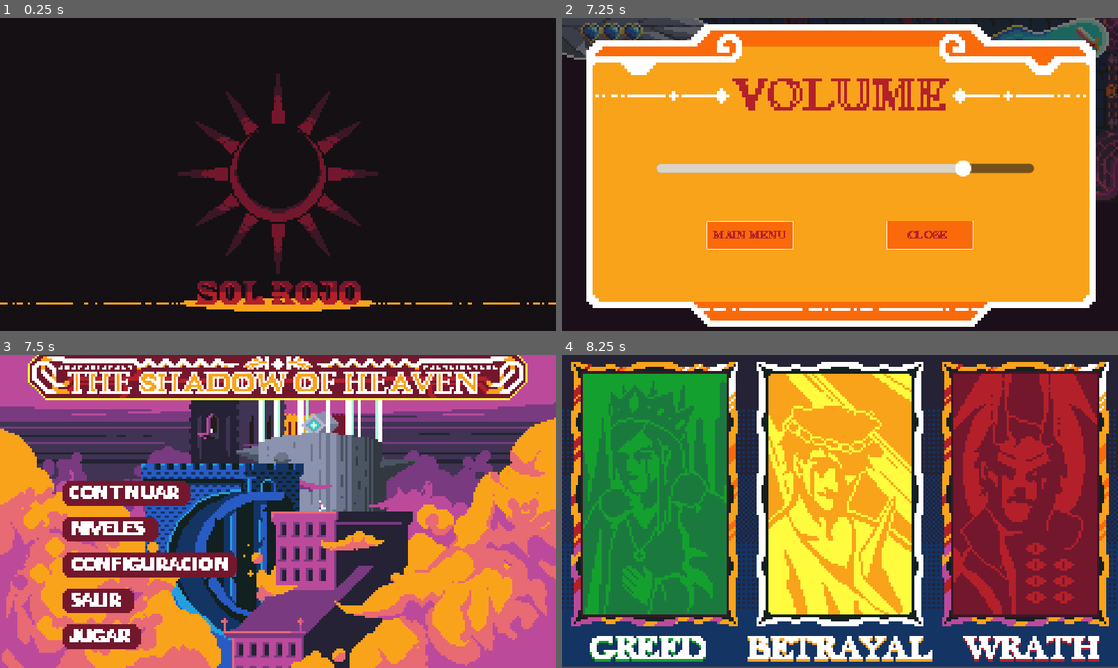
Above: before the commit, frames 1-4 (two rows, left to right).
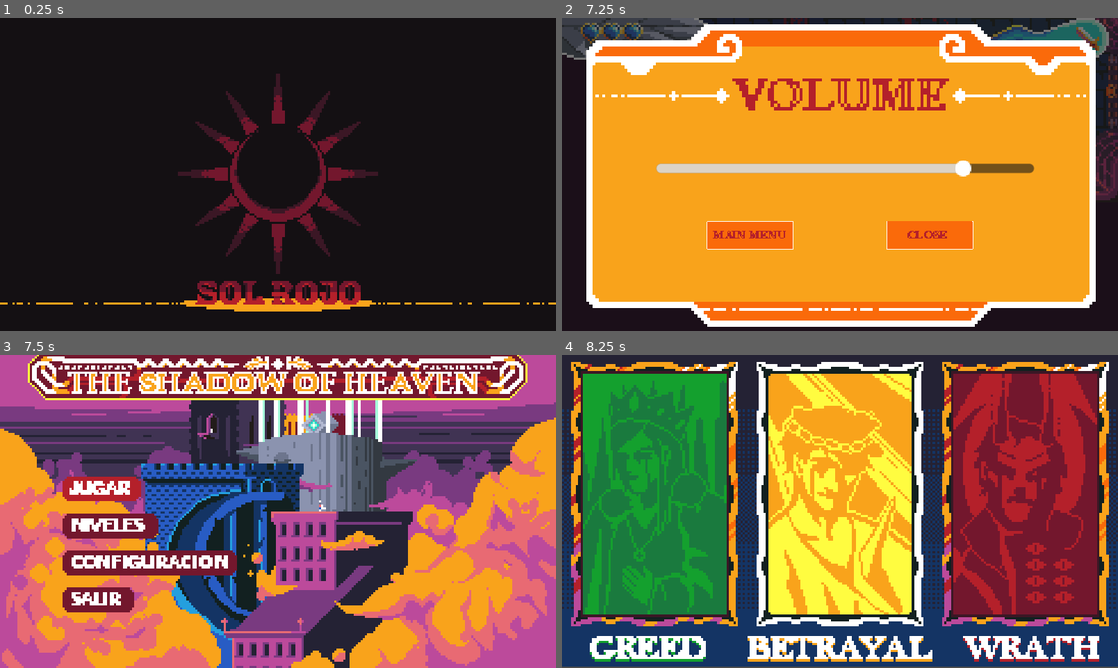
Above: after the commit, the same moments.

Repository: NielsOuvrard/TheShadowOfHeaven
Game: Godot game, scene res://Scenes/SplashScreen.tscn
Two runs of this game, one before a commit and one after it. Both use one fixed random seed, a clock stepped at 60 frames per second and the inputs below.
Inputs (mouse positions are in pixels of both pictures, inside the frame that each line leads up to):
- Up to frame 1 (0.25 s): no input
- Up to frame 2 (7.25 s): tap Enter at 0.5, 2 s; move the mouse to (962, 158) at 0.52 s; hold Right (move_right) 0.53-1.25 s; hold Q (change_weapon) 0.53-1.25 s; click (962, 158) at 0.67 s; tap Space at 1.25, 6.5 s; drag from (728, 190) to (812, 237) at 1.27 s; move the mouse to (895, 105) at 2.02 s; hold Right (move_right) 2.03-2.75 s; hold F (interact) 2.03-2.75 s; click (895, 105) at 2.17 s; drag from (812, 237) to (840, 155) at 2.77 s; move the mouse to (1006, 221) at 3.52 s; press the mouse at (1006, 221) at 3.53 s; hold Left (move_left) 3.53-4.25 s; release the mouse at (1006, 221) at 4.25 s; drag from (673, 127) to (878, 165) at 4.27 s; move the mouse to (867, 174) at 5.02 s; hold Down (move_down) 5.03-5.75 s; tap Shift (dash) at 5.1 s; click (867, 174) at 5.17 s; drag from (756, 96) to (1090, 71) at 5.77 s; move the mouse to (962, 158) at 6.52 s; hold Up (move_up) from 6.53 s (still down); tap P (open_config) at 6.6 s; click (962, 158) at 6.67 s
- Up to frame 3 (7.5 s): release Up (move_up) at 7.25 s; click (189, 570) at 7.25 s
- Up to frame 4 (8.25 s): tap Enter at 8 s; drag from (728, 527) to (812, 574) at 8.02 s

Frames 1-2 are identical in both runs. In frame 3, 4.6% of the frame differs, in the area x 11-43%, y 38-94%; in frame 4, nothing differs.

Commit message:
main menu fix and player overlife fix

Diff:
--- a/Scenes/main_menu.tscn
+++ b/Scenes/main_menu.tscn
@@ -36,15 +36,18 @@
 texture = ExtResource("4_1gwcj")
 centered = false
 hframes = 2
+vframes = 4
 
 [node name="ButtonSelected" type="Sprite2D" parent="Buttons"]
 texture = ExtResource("4_1gwcj")
 centered = false
 hframes = 2
-vframes = 5
+vframes = 4
+frame = 1
 
 [node name="ConfigPanel" parent="." node_paths=PackedStringArray("background_music") instance=ExtResource("5_fquun")]
 visible = false
+z_index = 1
 background_music = NodePath("../AudioTitle")
 
 [connection signal="closed" from="ConfigPanel" to="." method="_on_config_panel_closed"]
--- a/Scripts/main_menu.gd
+++ b/Scripts/main_menu.gd
@@ -6,34 +6,51 @@
 extends CanvasLayer
 
 @onready var background_music: AudioStreamPlayer2D = $AudioTitle
-@onready var button_selected_sprite: Sprite2D = $Buttons/ButtonSelected
 @onready var buttons_sprite: Sprite2D = $Buttons
 @onready var timer: Timer = $Timer
 
-const NUMBER_BUTTONS = 5
+const NUMBER_BUTTONS = 4
+const SPACE_BETWEEN_EACH = 1.5
 
 var buttons_callbacks = [
 	func (): get_tree().change_scene_to_file("res://Scenes/gameplay.tscn"),
 	func (): get_tree().change_scene_to_file("res://Scenes/level_selector.tscn"),
 	func (): config_panel_open(),
-	func (): get_tree().quit(),
-	func (): return # TODO remove the 5th button on the picture
+	func (): get_tree().quit()
 ]
 var PART_HEIGHT := 0
-var pos_y_original := 0
+var POS_Y_ORIGINAL := 0
+
 var button_selected := 0
+var list_buttons := []
 
 func _ready() -> void:
 	background_music.play()
 	PART_HEIGHT = buttons_sprite.texture.get_height() / NUMBER_BUTTONS
-	pos_y_original = button_selected_sprite.position.y
+	POS_Y_ORIGINAL = buttons_sprite.position.y
 
-func change_selected(direction: int) -> void:
-	button_selected = (button_selected + direction) % NUMBER_BUTTONS
-	if button_selected < 0: # Godot doesn't have a modulo that works with negative numbers
-		button_selected += NUMBER_BUTTONS
-	button_selected_sprite.frame = button_selected * 2 + 1
-	button_selected_sprite.position.y = pos_y_original + button_selected * PART_HEIGHT
+	list_buttons.append(buttons_sprite)
+	for i in range(1, NUMBER_BUTTONS):
+		var duped = buttons_sprite.duplicate()
+		duped.frame_coords.y = i
+		duped.position.y += i * PART_HEIGHT * SPACE_BETWEEN_EACH * buttons_sprite.scale.y
+		var selected = duped.get_child(0)
+		selected.visible = false
+		selected.frame_coords.y = i
+		add_child(duped)
+		list_buttons.append(duped)
+
+func change_selected(value: int) -> void:
+	var new_button_selected = value % NUMBER_BUTTONS
+	if new_button_selected < 0: # Godot doesn't have a modulo that works with negative numbers
+		new_button_selected = NUMBER_BUTTONS - 1
+
+	if new_button_selected == button_selected:
+		return
+	list_buttons[button_selected].get_child(0).visible = false
+	button_selected = new_button_selected
+	list_buttons[button_selected].get_child(0).visible = true
+
 
 func config_panel_open():
 	get_tree().paused = true
@@ -42,21 +59,18 @@
 
 func _process(_delta: float) -> void:
 	if Input.is_action_just_pressed("ui_down"):
-		change_selected(1)
+		change_selected(button_selected + 1)
 	elif Input.is_action_just_pressed("ui_up"):
-		change_selected(-1)
+		change_selected(button_selected - 1)
 	elif Input.is_action_just_pressed("interact"):
 		buttons_callbacks[button_selected].call()
 
 func _input(event: InputEvent) -> void:
 	if event is InputEventMouseMotion:
-		if buttons_sprite.get_rect().has_point(buttons_sprite.to_local(event.position)):
-			var local_pos = buttons_sprite.to_local(event.position)
-			var part = int(local_pos.y / PART_HEIGHT)
-			button_selected = part
-			button_selected_sprite.position.y = pos_y_original + part * PART_HEIGHT
-			# 2 frames per height, +1 because right frame is the selected one
-			button_selected_sprite.frame = part * 2 + 1
+		for i in NUMBER_BUTTONS:
+			if list_buttons[i].get_rect().has_point(list_buttons[i].to_local(event.position)):
+				change_selected(i)
+				break
 	elif event is InputEventMouseButton and event.button_index == MOUSE_BUTTON_LEFT and event.pressed:
 		buttons_callbacks[button_selected].call()
 
--- a/Scripts/player.gd
+++ b/Scripts/player.gd
@@ -181,7 +181,7 @@
 ## called by the item itself to add it to the player inventory
 func add_to_inventory(item: Data.Items, number: int):
 	if item == Data.Items.LIFE:
-		health.life += number
+		health.life = min(health.life + number, health.max_life)
 	else:
 		ammo_inventory[Data.ITEMS[item].weapon] += number
 	animation_handler.add_animation(Data.Animations.PICK_UP)
Binary file changed: Assets/MainMenu/Buttons.png
